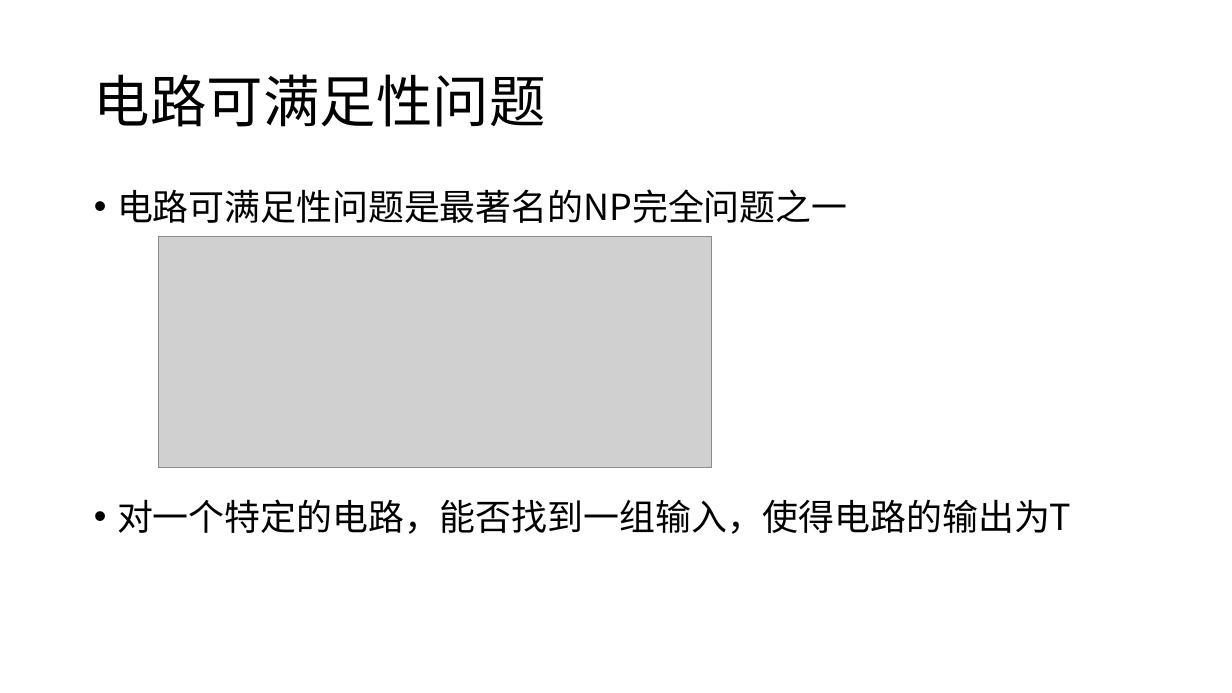
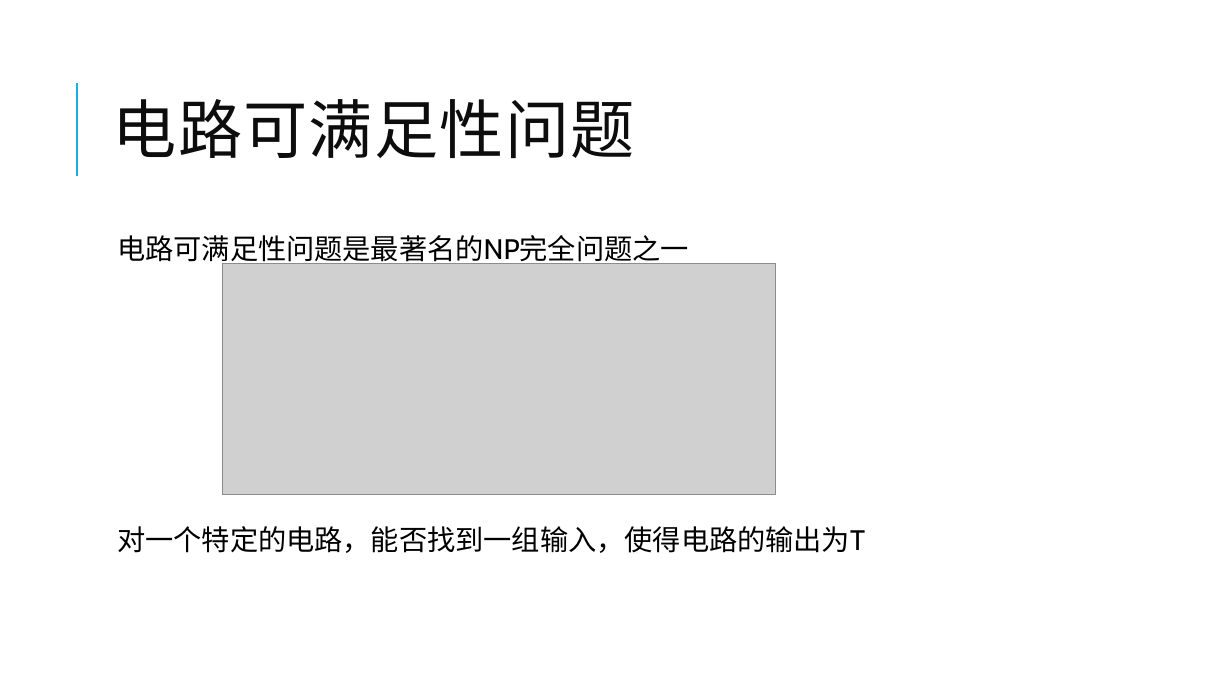
Before and after one commit to yberlin/hello-world, a slide deck: slide 8 of 数电/代数解析器与其密码学领域的应用.pptx. Drawn at 1232x693 pixels with LibreOffice and Linux fonts; fonts in the diff are those of the drawing; grey boxes stand for pictures. Boxes give left, top, right and bottom in pixels: in the first picture for what was removed or moved away, otherwise in the second. Text is boxed around its words. In the diff, an @@ line names an element or a change of style, - is before the commit and + after.

```diff
--- a/数电/代数解析器与其密码学领域的应用.pptx
+++ b/数电/代数解析器与其密码学领域的应用.pptx
@@ title "电路可满足性问题": place and size @@
-title "电路可满足性问题" at [94,74,546,127]
+title "电路可满足性问题" at [113,99,635,158]
@@ title "电路可满足性问题" at [113,99,635,158]: size 44 to 50 pt, font Noto Sans CJK SC to Calibri, text colour #000000 to #0D0D0D, letter spacing 0 to 1 pt; line spacing 0.9 to 0.8 @@
@@ line added from (77, 176) to (77, 83), #1CADE4 1.5 pt @@
@@ text "电路可满足性问题是最著名的NP完全问题之一": place and size @@
-text "电路可满足性问题是最著名的NP完全问题之一" at [117,189,1071,534]
+text "电路可满足性问题是最著名的NP完全问题之一" at [117,235,865,553]
@@ text "电路可满足性问题是最著名的NP完全问题之一" at [117,235,865,553]: size 28 to 22 pt, font Noto Sans CJK SC to Cabin; bullet • to  ; more space between paragraphs @@
@@ picture: place and size @@
-picture at [158,237,712,468]
+picture at [222,264,775,495]
```
Also in this commit, not shown: 10 other slides changed, 7 slides added, 2 other files.
